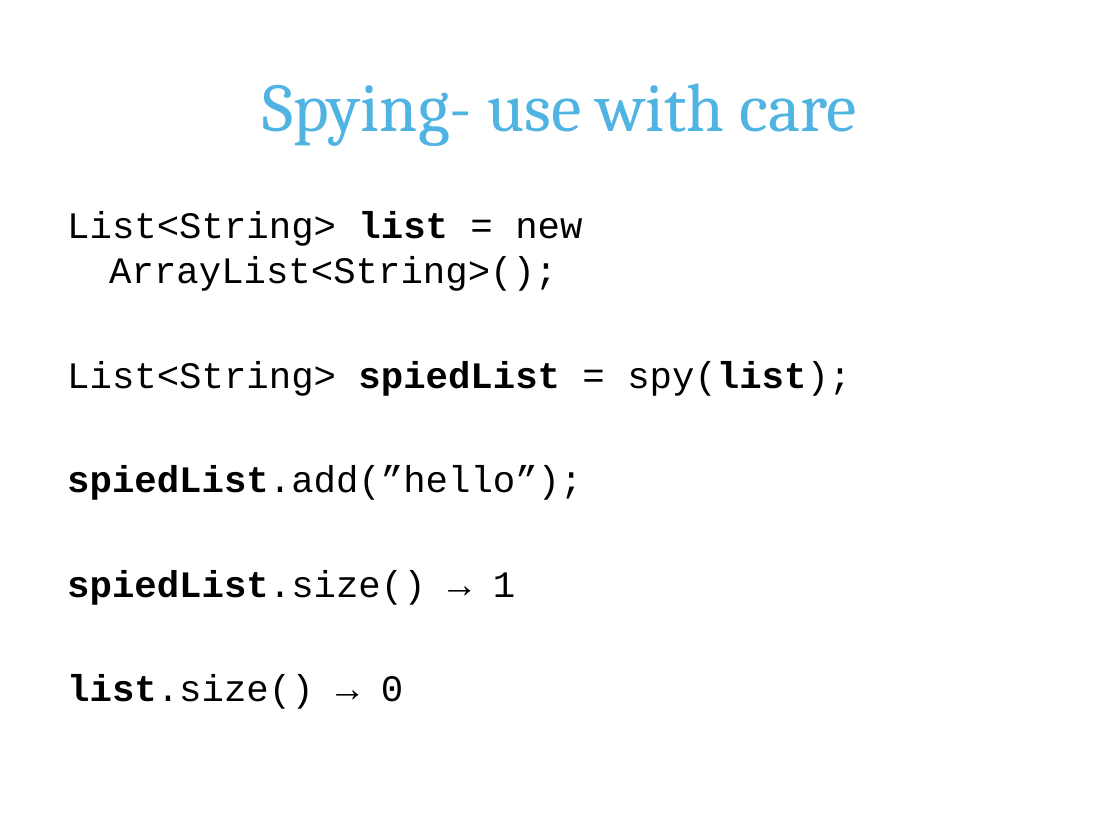
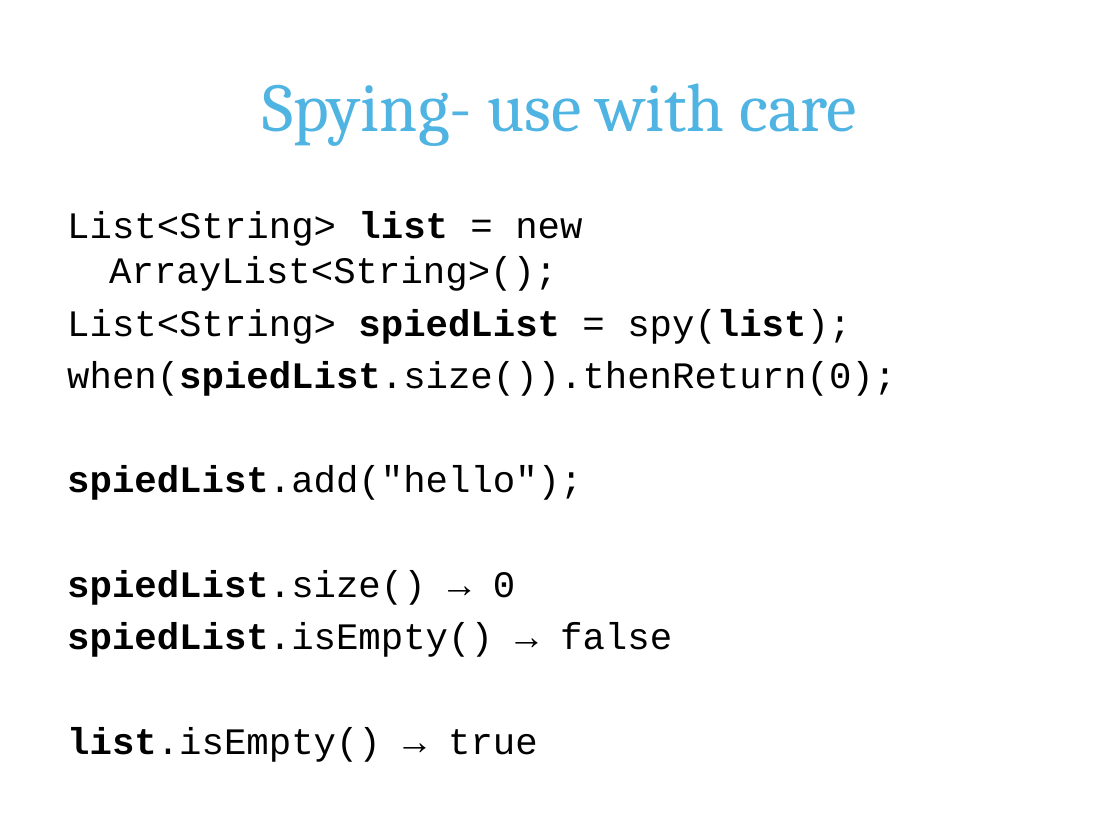
Before and after one commit to erjw/mockito-basic-lab, a slide deck: slide 14 of mockito-presentation.pptx. Drawn at 1120x840 pixels with LibreOffice and Linux fonts; fonts in the diff are those of the drawing; background and template pictures are left out. Boxes give left, top, right and bottom in pixels: in the first picture for what was removed or moved away, otherwise in the second. Text is boxed around its words. In the diff, an @@ line names an element or a change of style, - is before the commit and + after.

Commit message:
Presentation update.

```diff
--- a/mockito-presentation.pptx
+++ b/mockito-presentation.pptx
@@ text at (67,361,896,762): text changed @@
-spiedList.add(”hello”);
-spiedList.size() → 1
-list.size() → 0
+when(spiedList.size()).thenReturn(0);
+spiedList.add("hello");
+spiedList.size() → 0
+spiedList.isEmpty() → false
+list.isEmpty() → true
```
Also in this commit, not shown: 7 other slides changed.
